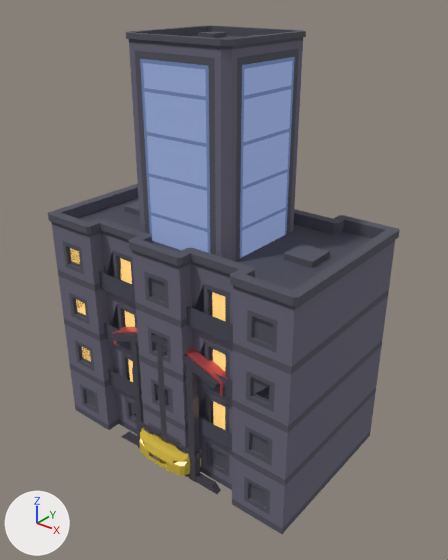
A saved change to the glTF model public/models/neon-diorama.glb.
Both versions are drawn from a camera (50 mm lens) standing at (0.364, -0.445, 0.461) and looking at (0.012, -0.004, 0.188). Arrows for +X, +Y and +Z are at lower left; the lights stay in place. The picture after the commit comes second. Where no turn or scale is listed for an object, it has been applied to the vertices.

Names of what the first picture shows: 'MarketStand_1', 'Taxi_Cube.009', 'large_buildingA', 'skyscraperB'.
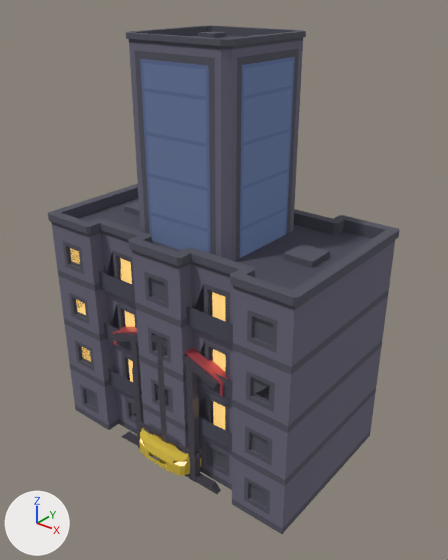
Where the change shows, as pixel boxes [x1, y1, x2, y2] in the pictures (448 x 560 px):
'skyscraperB', recoloured (darker): [138, 55, 297, 260] in both

Diff of the bpy script that builds the scene:
```diff
--- a/public/models/neon-diorama.glb.py
+++ b/public/models/neon-diorama.glb.py
@@ mat_trim @@
 mat_trim.roughness = 1.0
-mat_trim.emission_color = (0.05, 0.09, 0.2)  # dark blue #3f557c
+mat_trim.emission_color = (0.02, 0.04, 0.1)  # dark blue #273859
 mat_trim.emission_strength = 1.0
@@ mat_window @@
 mat_window.roughness = 1.0
-mat_window.emission_color = (0.13, 0.18, 0.33)  # blue #65769b
+mat_window.emission_color = (0.02, 0.04, 0.09)  # dark blue #273855
 mat_window.emission_strength = 1.0
```
